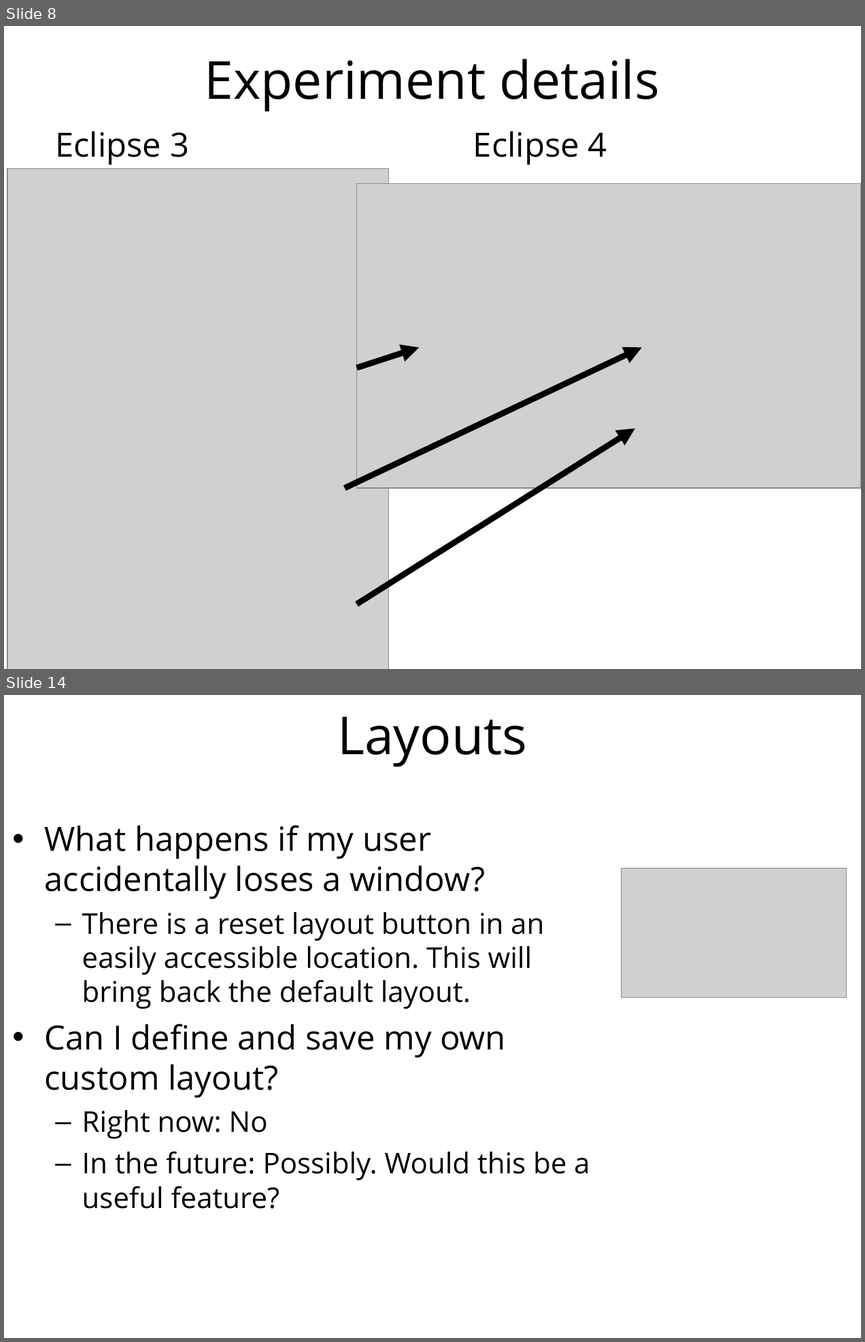
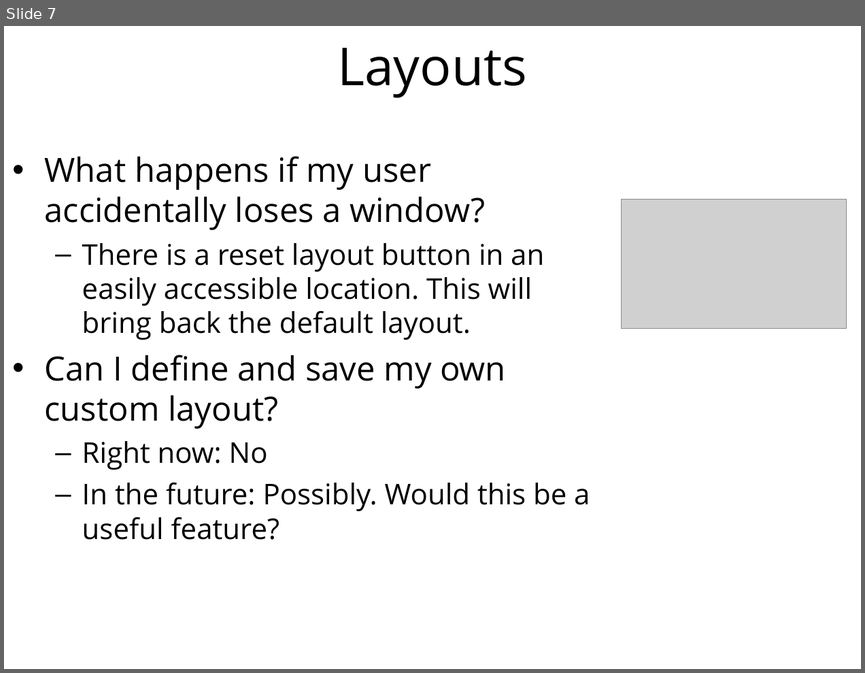
Before and after one commit to ISISComputingGroup/ibex_user_manual, a slide deck: eclipse_4_changes.ppt. Shown one above the other, each under a label of ours: slides 8 and 14 before the commit, slide 7 after it; the slides between them are not shown. The pictures are 865x1342 and 865x673 pixels, drawn with LibreOffice and Linux fonts; fonts in the diff are those of the drawing; grey boxes stand for pictures; background and template pictures are left out. Boxes give left, top, right and bottom in pixels: in the first picture for what was removed or moved away, otherwise in the second. Text is boxed around its words. In the diff, an @@ line names an element or a change of style, - is before the commit and + after.

```diff
--- a/eclipse_4_changes.ppt
+++ b/eclipse_4_changes.ppt
@@ slide 8 removed at box(4, 26, 861, 669), background #FFFFFF @@
@@ title removed at box(205, 59, 660, 112) @@
-Experiment details
@@ text removed at box(55, 131, 189, 165) @@
-Eclipse 3
@@ text removed at box(473, 131, 607, 165) @@
-Eclipse 4
@@ picture removed at box(7, 168, 389, 669) @@
@@ picture removed at box(357, 184, 861, 488) @@
@@ arrow removed from (345, 488) to (641, 347) @@
@@ arrow removed from (357, 368) to (419, 347) @@
@@ arrow removed from (357, 603) to (634, 428) @@
@@ what was slide 14 is now slide 7 @@
```
Also in this commit, not shown: 8 slides changed.
